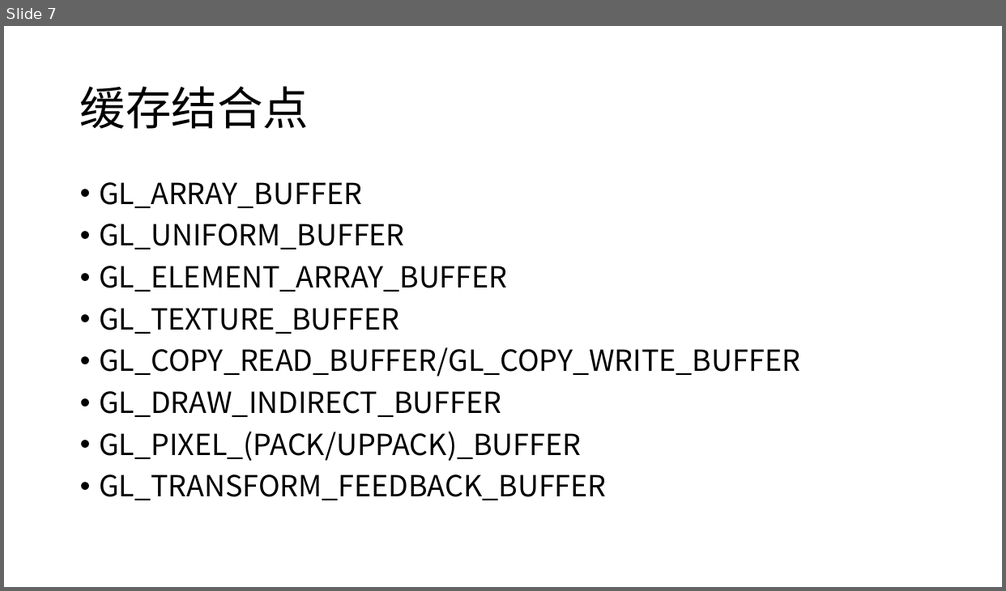
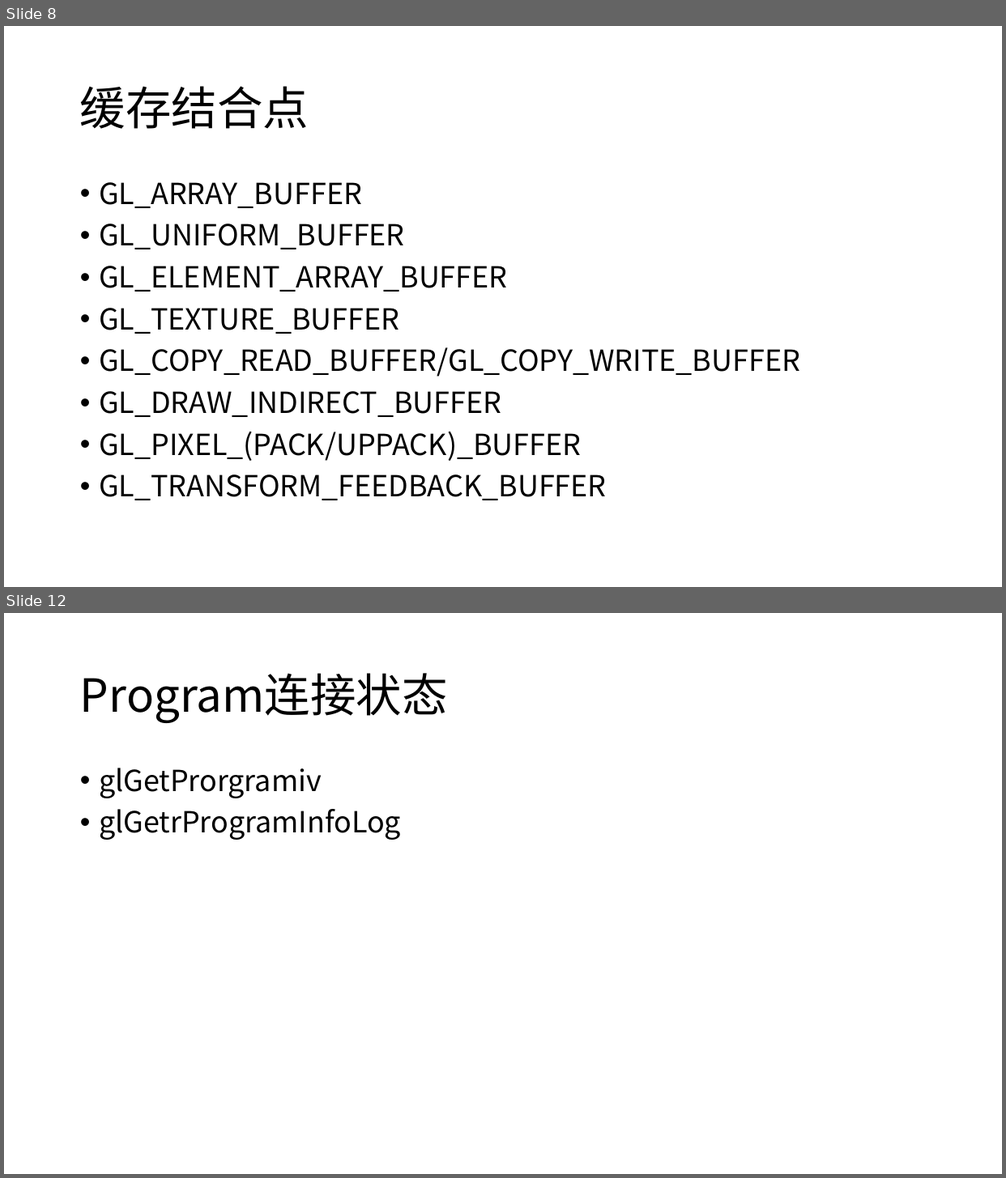
Before and after one commit to h8d9123/CSGamePhysicalEngine, a slide deck: doc/opengl.pptx. Shown one above the other, each under a label of ours: slide 7 before the commit, slides 8 and 12 after it; the slides between them are not shown. The pictures are 1006x591 and 1006x1178 pixels, drawn with LibreOffice and Linux fonts; fonts in the diff are those of the drawing. Boxes give left, top, right and bottom in pixels: in the first picture for what was removed or moved away, otherwise in the second. Text is boxed around its words. In the diff, an @@ line names an element or a change of style, - is before the commit and + after.

```diff
--- a/doc/opengl.pptx
+++ b/doc/opengl.pptx
@@ slide 12 added at box(4, 613, 1002, 1174), background #FFFFFF @@
@@ title added at box(80, 673, 448, 723), 44 pt, text #000000 @@
+Program连接状态
@@ text added at box(99, 768, 401, 840), 28 pt, text #000000 @@
+• glGetProrgramiv
+• glGetrProgramInfoLog
@@ what was slide 7 is now slide 8 @@
```
Also in this commit, not shown: 4 other slides added, 1 other file.
